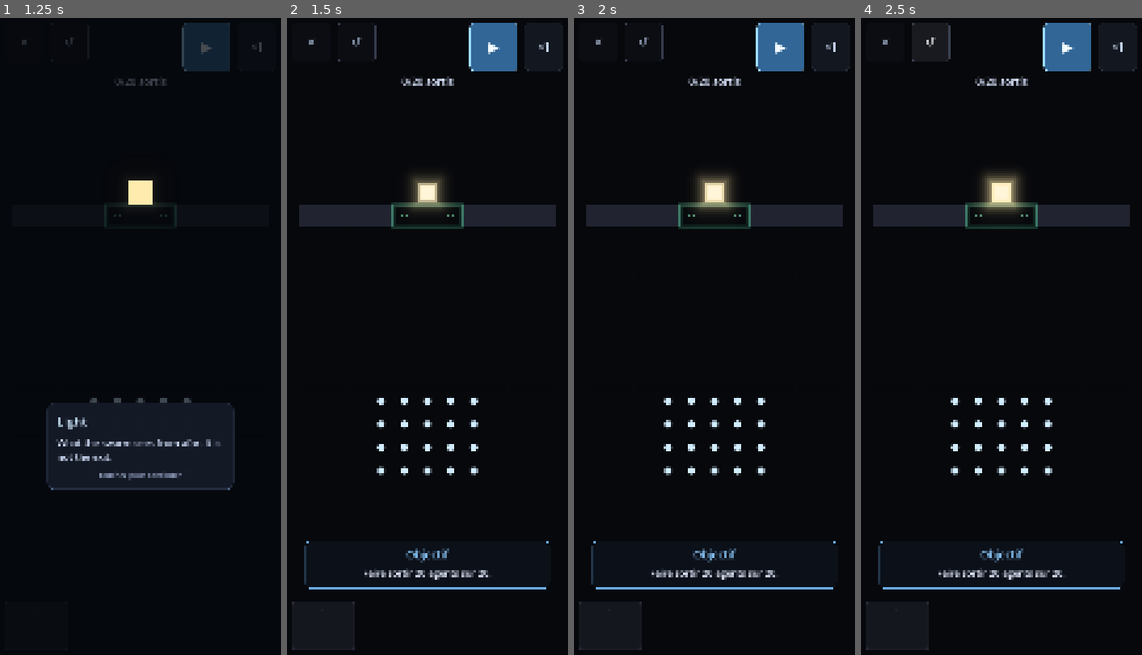
Above: before the commit, frames 1-4 (left to right).
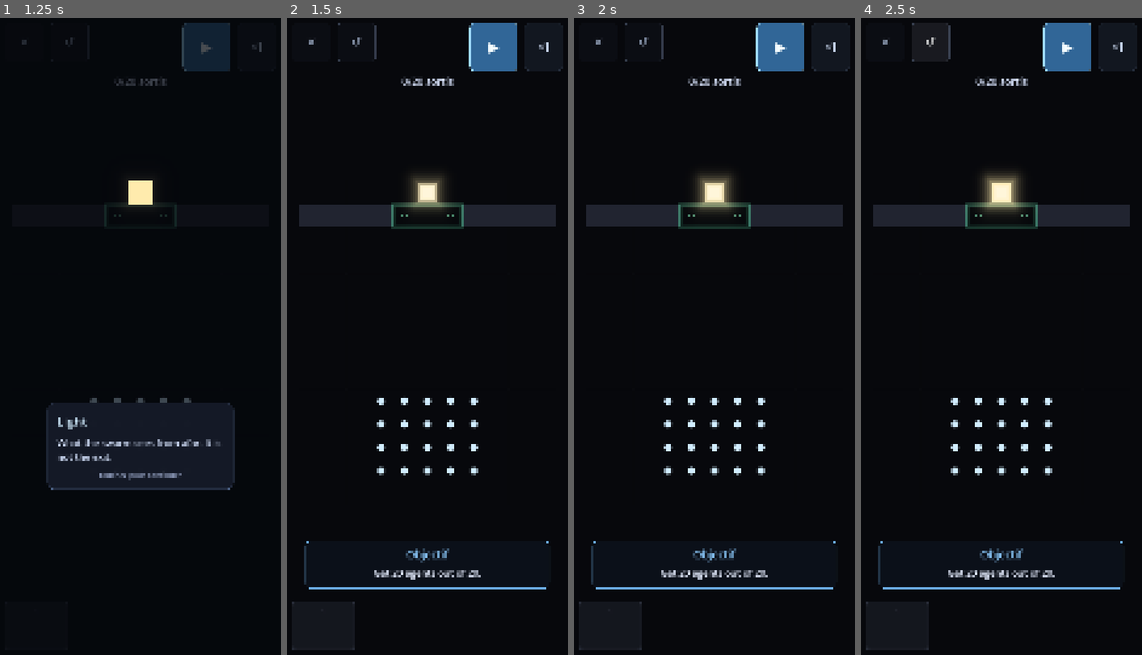
Above: after the commit, the same moments.

Repository: HelloIAmRomain/Volens
Game: Godot game, scene res://game/ui/app.tscn
Two runs of this game, one before a commit and one after it. Both use one fixed random seed, a clock stepped at 60 frames per second and the inputs below.
Inputs:
- Up to frame 1 (1.25 s): click "Jouer" at 0.5 s
- Up to frame 2 (1.5 s): click "✕" at 1.25 s
- Up to frame 3 (2 s): no input
- Up to frame 4 (2.5 s): click "↺" at 2 s

Frame 1 is identical in both runs. In frame 2, 0.4% of the frame differs, in the area x 27-72%, y 86-89%; in frame 3, 0.4%; in frame 4, 0.4%.

Commit message:
feat(i18n): l'énoncé d'ouverture traduit, et le pluriel enfin correct
Troisième lot : `objective_brief`, le texte que le joueur lit à chaque
ouverture de niveau.

LE CODE PORTAIT LA RÈGLE FRANÇAISE POUR TOUT LE MONDE — `"s" si n > 1` —
et c'est faux dès qu'on traduit. En français, ZÉRO et UN prennent le
singulier : « 0 agent ». En anglais, seul UN : « 0 agents ». Une règle
partagée se trompe donc dans une langue sur deux, et elle se trompe sur
le cas NORMAL d'une partie réussie, où l'on ne perd personne.

Le CSV ne sait pas exprimer de pluriel — le PO, si. On déclare donc deux
clés, `.one` et `.other`, et `_plural()` choisit selon la langue
courante. C'est explicite, ça se lit dans le fichier de traduction, et
c'est testé sur les trois valeurs qui comptent :

  fr : 0 agent · 1 agent · 2 agents
  en : 0 agents · 1 agent · 2 agents

91 clés au fichier. 476 tests verts sous LANG=fr_FR et LANG=en_US.

Diff:
--- a/data/i18n/volens.csv
+++ b/data/i18n/volens.csv
@@ -83,3 +83,10 @@
 "level.ch6_03.name","Personne ne reste","No One Stays"
 "level.ch6_04.name","Attendre ou traverser","Wait or Cross"
 "level.ch6_05.name","Le sas rouvert","The Airlock Reopened"
+"obj.brief.extraction","Faire sortir %d agents sur %d.","Get %d agents out of %d."
+"obj.brief.collect","Livrer %d ressources.","Deliver %d resources."
+"obj.brief.preservation.one","Perdre au plus %d agent.","Lose at most %d agent."
+"obj.brief.preservation.other","Perdre au plus %d agents.","Lose at most %d agents."
+"obj.brief.celerity","Terminer en %d ticks au plus.","Finish within %d ticks."
+"obj.brief.interdiction","Ne jamais entrer dans la zone interdite.","Never enter the forbidden zone."
+"obj.brief.none","Observer la nuée.","Watch the swarm."
--- a/game/ui/rule_catalog.gd
+++ b/game/ui/rule_catalog.gd
@@ -118,19 +118,38 @@
 	for entry in objectives:
 		match String(entry.get("type", "")):
 			"extraction":
-				lines.append("Faire sortir %d agents sur %d." % [_needed(entry, total_agents), total_agents])
+				lines.append(TranslationServer.translate("obj.brief.extraction")
+					% [_needed(entry, total_agents), total_agents])
 			"collect":
-				lines.append("Livrer %d ressources." % int(entry.get("count", 1)))
+				lines.append(TranslationServer.translate("obj.brief.collect")
+					% int(entry.get("count", 1)))
 			"preservation":
 				var m: int = int(entry.get("max_lost", 0))
-				lines.append("Perdre au plus %d agent%s." % [m, "s" if m > 1 else ""])
+				lines.append(_plural("obj.brief.preservation", m) % m)
 			"celerity":
-				lines.append("Terminer en %d ticks au plus." % int(entry.get("max_ticks", 0)))
+				lines.append(TranslationServer.translate("obj.brief.celerity")
+					% int(entry.get("max_ticks", 0)))
 			"interdiction":
-				lines.append("Ne jamais entrer dans la zone interdite.")
+				lines.append(TranslationServer.translate("obj.brief.interdiction"))
 	if lines.is_empty():
-		lines.append("Observer la nuée.")
+		lines.append(TranslationServer.translate("obj.brief.none"))
 	return lines
+
+## LE PLURIEL N'OBÉIT PAS À LA MÊME RÈGLE DANS LES DEUX LANGUES, et le code
+## portait celle du français pour tout le monde : `"s" if n > 1`.
+##
+## En français, ZÉRO et UN prennent le singulier — « 0 agent », « 1 agent ». En
+## anglais, seul UN le prend : on écrit « 0 agents ». Une règle partagée est
+## donc fausse dans une langue sur deux, et elle l'est sur le cas le plus
+## fréquent — zéro perte est le cas NORMAL d'une partie réussie.
+##
+## Le format CSV ne sait pas exprimer de pluriel (le PO, si). On déclare donc
+## deux clés, `.one` et `.other`, et l'on choisit ici selon la langue courante.
+## C'est explicite, ça se lit dans le fichier de traduction, et ça se teste.
+static func _plural(base: String, n: int) -> String:
+	var singular := (n == 1) if TranslationServer.get_locale().begins_with("en") \
+		else (absi(n) < 2)
+	return TranslationServer.translate(base + (".one" if singular else ".other"))
 
 ## Pourquoi la partie s'est terminée, en une phrase — c'est ce qui manque le
 ## plus quand l'échec tombe avant qu'on ait rien vu (pilier P4).
--- a/tests/unit/test_traductions.gd
+++ b/tests/unit/test_traductions.gd
@@ -153,6 +153,32 @@
 		("niveaux sans nom anglais — le joueur anglophone y lirait du français : "
 		+ "%s") % ", ".join(untranslated))
 
+func test_zero_takes_the_singular_in_french_and_the_plural_in_english() -> void:
+	# LE CAS QUI PIÈGE, ET IL EST FRÉQUENT. Le code portait la règle française
+	# pour tout le monde — `"s" si n > 1` — ce qui donne « 0 agents » en français
+	# et « 0 agent » en anglais : faux dans les deux sens, sur le cas NORMAL
+	# d'une partie réussie, où l'on ne perd personne.
+	#
+	# Français : zéro et un au singulier. Anglais : seul un.
+	var previous := TranslationServer.get_locale()
+	var expected := {
+		"fr": {0: "0 agent.", 1: "1 agent.", 2: "2 agents."},
+		"en": {0: "0 agents.", 1: "1 agent.", 2: "2 agents."},
+	}
+	var wrong := PackedStringArray()
+	for locale in expected:
+		TranslationServer.set_locale(String(locale))
+		for n in (expected[locale] as Dictionary):
+			var line := RuleCatalog.objective_brief(
+				[{"type": "preservation", "max_lost": int(n)}], 20)[0]
+			var tail := String((expected[locale] as Dictionary)[n])
+			if not line.ends_with(tail):
+				wrong.append("[%s] n=%d → « %s », attendu une fin en « %s »"
+					% [locale, int(n), line, tail])
+	TranslationServer.set_locale(previous)
+	assert_eq(wrong, PackedStringArray(),
+		"accord du pluriel incorrect : %s" % ", ".join(wrong))
+
 func test_the_two_locales_actually_differ() -> void:
 	# GARDE CONTRE LA COLONNE RECOPIÉE. Remplir la colonne anglaise avec le
 	# français satisfait tous les tests ci-dessus et ne traduit rien — c'est la
